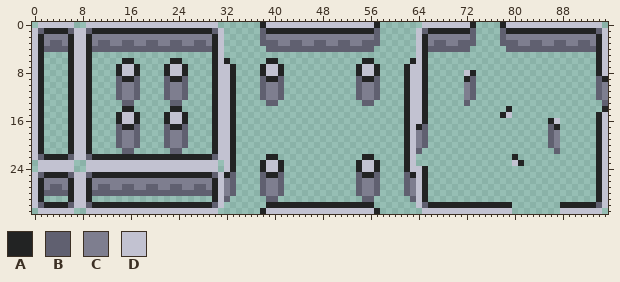
One commit to this sprite sheet: assets/dungeon_final.png. That is the earlier state.
The file is 96x32 pixels.
Palette (. is transparent): A #222323  B #606070  C #7e7e8f  D #c2c2d1
Pixels before (only the part around the change), first column x 0:
 0 .DDDDDD..DDDDDDDDDDDDDDDDDDDDDD.......ADDDDDDDDDDDDDDDDDDA.......DDDDDDDDA....ADDDDDDDDDDDDDDDD.
 1 DBAAAABDDBAAAAAAAAAAAAAAAAAAAABD......BAAAAAAAAAAAAAAAAAAB......DBAAAAAAAB....BAAAAAAAAAAAAAAABD
 2 DACCCCADDACCCCCCCCCCCCCCCCCCCCAD......BCCCCCCCCCCCCCCCCCCB......DACCCCCCCB....BCCCCCCCCCCCCCCCAD
 3 DACBBCADDACBBCCBBCCBBCCBBCCBBCAD......BBBCCBBCCBBCCBBCCBBB......DACBBCCBBB....BBBCCBBCCBBCCBBCAD
 4 DABBBBADDABBBBBBBBBBBBBBBBBBBBAD.......BBBBBBBBBBBBBBBBBB.......DABBBBBBB......BBBBBBBBBBBBBBBAD
 5 DA....ADDA....................AD................................DA............................AD
 6 DA....ADDA.....AA......AA.....ADA......AA..............AA......ADA............................AD
 7 DA....ADDA....ADDA....ADDA....ADDA....ADDA............ADDA....ADDA............................AD
 8 DA....ADDA....ADDA....ADDA....ADDA....ADDA............ADDA....ADDA......DA....................AD
 9 DA....ADDA....BAAB....BAAB....ADDA....BAAB............BAAB....ADDA......AB....................BA
10 DA....ADDA....BCCB....BCCB....ADDA....BCCB............BCCB....ADDA......CB....................BC
11 DA....ADDA....BCCB....BCCB....ADDA....BCCB............BCCB....ADDA......CB....................BC
12 DA....ADDA....BCCB....BCCB....ADDA....BCCB............BCCB....ADDA......CB....................BC
13 DA....ADDA.....BB......BB.....ADDA.....BB..............BB.....ADDA......B......................B
14 DA....ADDA.....AA......AA.....ADDA............................ADDA.............A...............A
15 DA....ADDA....ADDA....ADDA....ADDA............................ADDA............AD..............AD
16 DA....ADDA....ADDA....ADDA....ADDA............................ADDA....................AD......AD
17 DA....ADDA....BAAB....BAAB....ADDA............................ADAB....................BA......AD
18 DA....ADDA....BCCB....BCCB....ADDA............................ADCB....................BC......AD
19 DA....ADDA....BCCB....BCCB....ADDA............................ADCB....................BC......AD
20 DA....ADDA....BCCB....BCCB....ADDA............................ADCB....................BC......AD
21 DA....ADDA.....BB......BB.....ADDA............................ADB......................B......AD
22 DBAAAABDDBAAAAAAAAAAAAAAAAAAAABDDA.....AA..............AA.....AD................A.............AD
23 .DDDDDD..DDDDDDDDDDDDDDDDDDDDDD.DA....ADDA............ADDA....AD................DA............AD
24 .DDDDDD..DDDDDDDDDDDDDDDDDDDDDD.DA....ADDA............ADDA....ADDA............................AD
25 DBAAAABDDBAAAAAAAAAAAAAAAAAAAABDAB....BAAB............BAAB....BADA............................AD
26 DACCCCADDACCCCCCCCCCCCCCCCCCCCADCB....BCCB............BCCB....BCDA............................AD
27 DACBBCADDACBBCCBBCCBBCCBBCCBBCADCB....BCCB............BCCB....BCDA............................AD
28 DABBBBADDABBBBBBBBBBBBBBBBBBBBADCB....BCCB............BCCB....BCDA............................AD
29 DA....ADDA....................ADB......BB..............BB......BDA............................AD
30 DBAAAABDDBAAAAAAAAAAAAAAAAAAAABD.......AAAAAAAAAAAAAAAAAA.......DBAAAAAAAAAAAAAA........AAAAAABD
31 .DDDDDD..DDDDDDDDDDDDDDDDDDDDDD.......ADDDDDDDDDDDDDDDDDDA.......DDDDDDDDDDDDDDD........DDDDDDD.
New version:
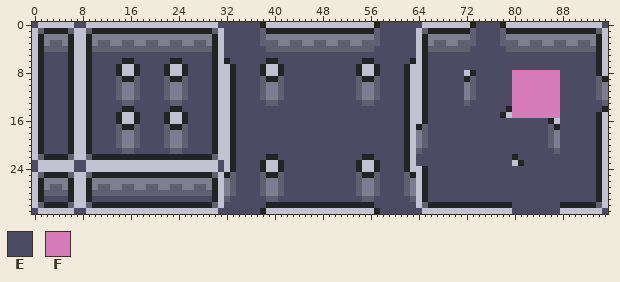
Colours new in this view: E #4b4b64  F #d77bba
Edits made:
Changed rows in their new state; - is an unchanged pixel.
first column x 0:
 0 E------EE----------------------EEEEEEE--------------------EEEEEEE---------EEEE-----------------E
 1 --------------------------------EEEEEE--------------------EEEEEE----------EEEE------------------
 2 --------------------------------EEEEEE--------------------EEEEEE----------EEEE------------------
 3 --------------------------------EEEEEE--------------------EEEEEE----------EEEE------------------
 4 --------------------------------EEEEEEE------------------EEEEEEE---------EEEEEE-----------------
 5 --EEEE----EEEEEEEEEEEEEEEEEEEE--EEEEEEEEEEEEEEEEEEEEEEEEEEEEEEEE--EEEEEEEEEEEEEEEEEEEEEEEEEEEE--
 6 --EEEE----EEEEE--EEEEEE--EEEEE---EEEEEE--EEEEEEEEEEEEEE--EEEEEE---EEEEEEEEEEEEEEEEEEEEEEEEEEEE--
 7 --EEEE----EEEE----EEEE----EEEE----EEEE----EEEEEEEEEEEE----EEEE----EEEEEEEEEEEEEEEEEEEEEEEEEEEE--
 8 --EEEE----EEEE----EEEE----EEEE----EEEE----EEEEEEEEEEEE----EEEE----EEEEEE--EEEEEEFFFFFFFFEEEEEE--
 9 --EEEE----EEEE----EEEE----EEEE----EEEE----EEEEEEEEEEEE----EEEE----EEEEEE--EEEEEEFFFFFFFFEEEEEE--
10 --EEEE----EEEE----EEEE----EEEE----EEEE----EEEEEEEEEEEE----EEEE----EEEEEE--EEEEEEFFFFFFFFEEEEEE--
11 --EEEE----EEEE----EEEE----EEEE----EEEE----EEEEEEEEEEEE----EEEE----EEEEEE--EEEEEEFFFFFFFFEEEEEE--
12 --EEEE----EEEE----EEEE----EEEE----EEEE----EEEEEEEEEEEE----EEEE----EEEEEE--EEEEEEFFFFFFFFEEEEEE--
13 --EEEE----EEEEE--EEEEEE--EEEEE----EEEEE--EEEEEEEEEEEEEE--EEEEE----EEEEEE-EEEEEEEFFFFFFFFEEEEEEE-
14 --EEEE----EEEEE--EEEEEE--EEEEE----EEEEEEEEEEEEEEEEEEEEEEEEEEEE----EEEEEEEEEEEEE-FFFFFFFFEEEEEEE-
15 --EEEE----EEEE----EEEE----EEEE----EEEEEEEEEEEEEEEEEEEEEEEEEEEE----EEEEEEEEEEEE--FFFFFFFFEEEEEE--
16 --EEEE----EEEE----EEEE----EEEE----EEEEEEEEEEEEEEEEEEEEEEEEEEEE----EEEEEEEEEEEEEEEEEEEE--EEEEEE--
17 --EEEE----EEEE----EEEE----EEEE----EEEEEEEEEEEEEEEEEEEEEEEEEEEE----EEEEEEEEEEEEEEEEEEEE--EEEEEE--
18 --EEEE----EEEE----EEEE----EEEE----EEEEEEEEEEEEEEEEEEEEEEEEEEEE----EEEEEEEEEEEEEEEEEEEE--EEEEEE--
19 --EEEE----EEEE----EEEE----EEEE----EEEEEEEEEEEEEEEEEEEEEEEEEEEE----EEEEEEEEEEEEEEEEEEEE--EEEEEE--
20 --EEEE----EEEE----EEEE----EEEE----EEEEEEEEEEEEEEEEEEEEEEEEEEEE----EEEEEEEEEEEEEEEEEEEE--EEEEEE--
21 --EEEE----EEEEE--EEEEEE--EEEEE----EEEEEEEEEEEEEEEEEEEEEEEEEEEE---EEEEEEEEEEEEEEEEEEEEEE-EEEEEE--
22 ----------------------------------EEEEE--EEEEEEEEEEEEEE--EEEEE--EEEEEEEEEEEEEEEE-EEEEEEEEEEEEE--
23 E------EE----------------------E--EEEE----EEEEEEEEEEEE----EEEE--EEEEEEEEEEEEEEEE--EEEEEEEEEEEE--
24 E------EE----------------------E--EEEE----EEEEEEEEEEEE----EEEE----EEEEEEEEEEEEEEEEEEEEEEEEEEEE--
25 ----------------------------------EEEE----EEEEEEEEEEEE----EEEE----EEEEEEEEEEEEEEEEEEEEEEEEEEEE--
26 ----------------------------------EEEE----EEEEEEEEEEEE----EEEE----EEEEEEEEEEEEEEEEEEEEEEEEEEEE--
27 ----------------------------------EEEE----EEEEEEEEEEEE----EEEE----EEEEEEEEEEEEEEEEEEEEEEEEEEEE--
28 ----------------------------------EEEE----EEEEEEEEEEEE----EEEE----EEEEEEEEEEEEEEEEEEEEEEEEEEEE--
29 --EEEE----EEEEEEEEEEEEEEEEEEEE---EEEEEE--EEEEEEEEEEEEEE--EEEEEE---EEEEEEEEEEEEEEEEEEEEEEEEEEEE--
30 --------------------------------EEEEEEE------------------EEEEEEE----------------EEEEEEEE--------
31 E------EE----------------------EEEEEEE--------------------EEEEEEE---------------EEEEEEEE-------E
Boxes around the changes in both pictures, in picture pixels (x1, y1, x2, y2):
added: (32, 22, 608, 214)
